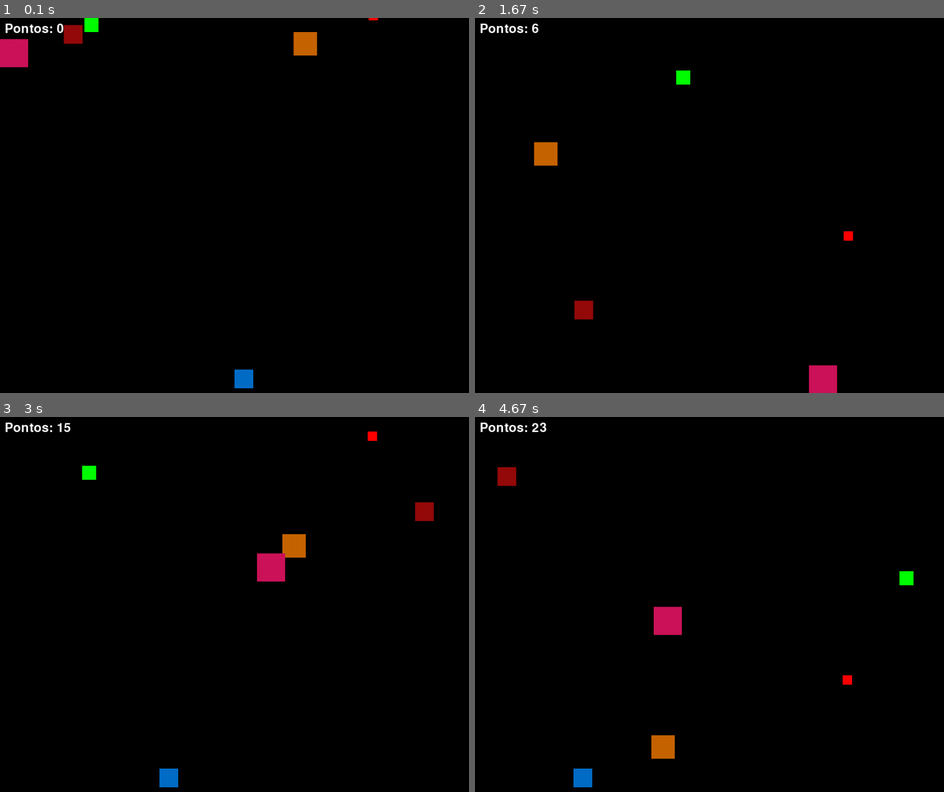
Above: before the commit, frames 1-4 (two rows, left to right).
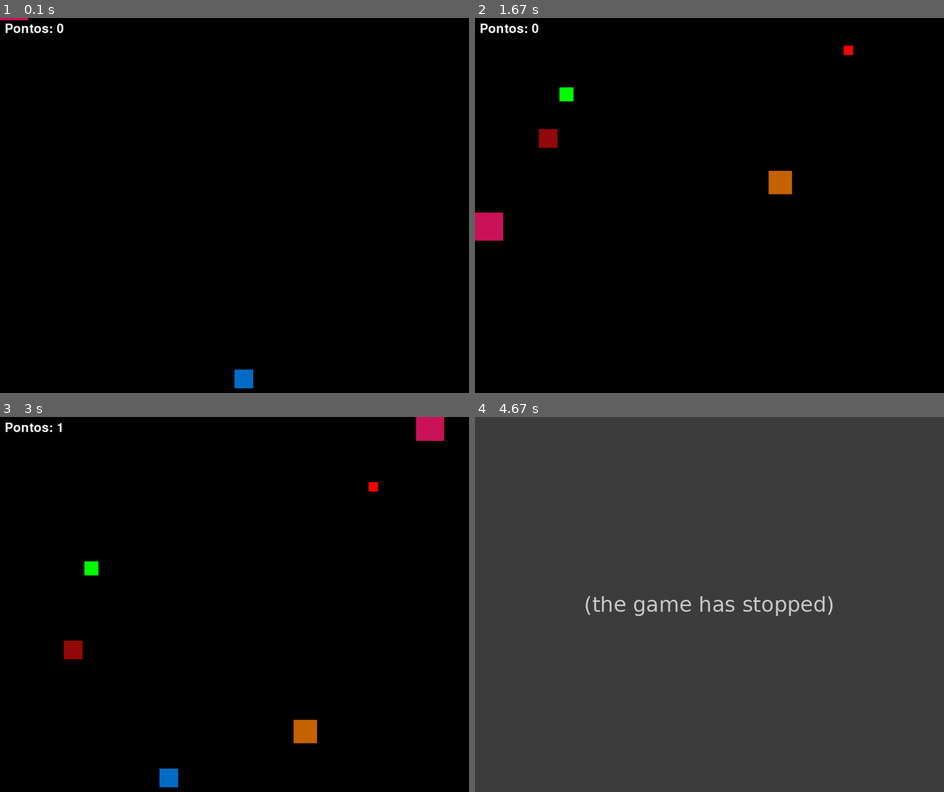
Above: after the commit, the same moments.

Repository: Gabrielapc10/pygame
Game: pygame game, started from exemplo2.py
Two runs of this game, one before a commit and one after it. Both use one fixed random seed, a clock stepped at 60 frames per second and the inputs below.
Inputs:
- Up to frame 1 (0.1 s): no input
- Up to frame 2 (1.67 s): hold Right 0.33-0.8 s; hold Up 0.83-1.13 s; hold Right 1.17-1.63 s
- Up to frame 3 (3 s): hold Down 2.23-2.53 s; hold Left 2.57-2.97 s
- Up to frame 4 (4.67 s): hold Up 3-3.37 s; hold Right 3.4-4.03 s; hold Down 4.07-4.43 s; hold Left from 4.47 s (still down)

The runs differ from the first frame. In frame 1, 1.2% of the frame differs, in the area x 0-81%, y 0-14%; in frame 2, 2.3%; in frame 3, 2.3%; in frame 4, 100%, in the area x 0-100%, y 0-100%.
After the commit the program exited at 4.37 s; later frames show no game.

Commit message:
Decrease obstacle velocities in exemplo2.py
Reduced obstacle velocities for better gameplay balance.

Diff:
--- a/exemplo2.py
+++ b/exemplo2.py
@@ -25,31 +25,31 @@
 
 obs_x = random.randint(0, largura - 40)
 obs_y = - 40
-obs_vel = 5
+obs_vel = 1
 obs_tam = 20
 pontos = 0
 
 obs2_x = random.randint(0, largura - 40)
 obs2_y = - 50
-obs2_vel = 10
+obs2_vel = 2
 obs2_tam = 30
 pontos2 = 0
 
 obs3_x = random.randint(0, largura - 40)
 obs3_y = - 60
-obs3_vel = 15
+obs3_vel = 3
 obs3_tam = 40
 pontos3 = 0
 
 obs4_x = random.randint(0, largura - 40)
 obs4_y = - 70
-obs4_vel = 20
+obs4_vel = 4
 obs4_tam = 50
 pontos4 = 0
 
 obs5_x = random.randint(0, largura - 40)
 obs5_y = - 80
-obs5_vel = 25
+obs5_vel = 5
 obs5_tam = 60
 pontos5 = 0
 
